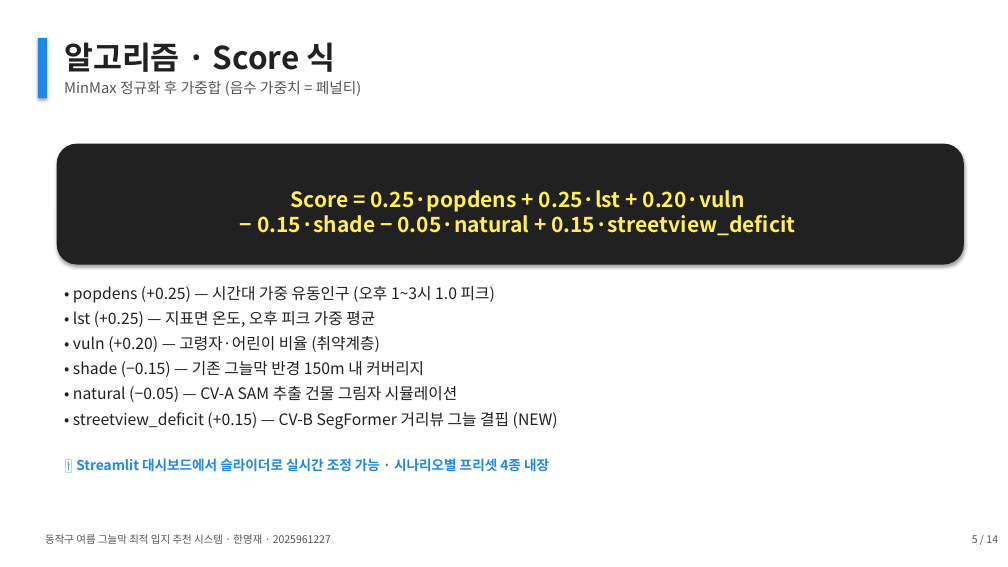
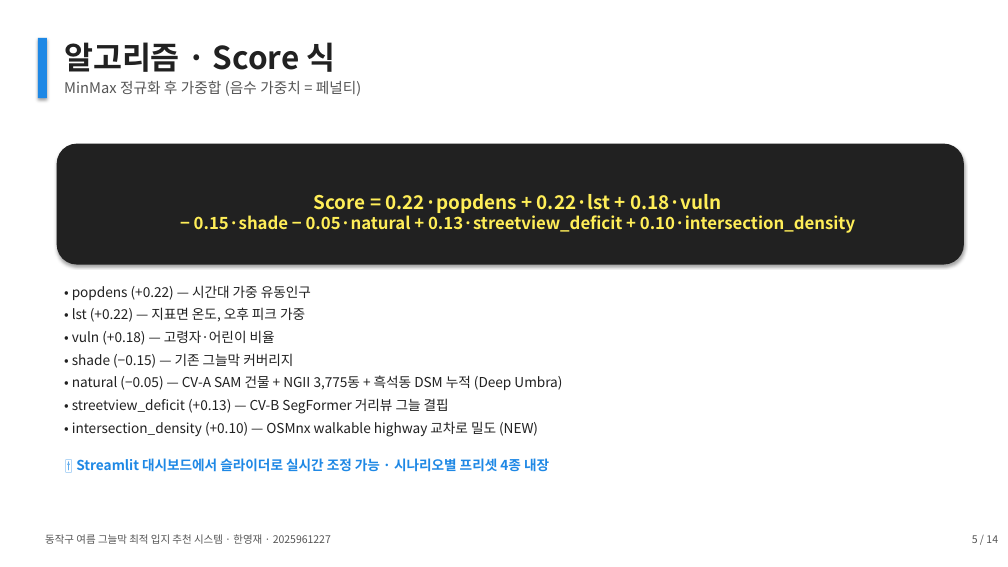
Before and after one commit to thgtot92/project_1, a slide deck: slide 5 of presentation/동작구_그늘막_최종발표.pptx. Drawn at 1008x567 pixels with LibreOffice and Linux fonts; fonts in the diff are those of the drawing. Boxes give left, top, right and bottom in pixels: in the first picture for what was removed or moved away, otherwise in the second. Text is boxed around its words. In the diff, an @@ line names an element or a change of style, - is before the commit and + after.

```diff
--- a/presentation/동작구_그늘막_최종발표.pptx
+++ b/presentation/동작구_그늘막_최종발표.pptx
@@ text in rounded rectangle at box(194, 194, 855, 233): text changed; size 20 to 16 pt @@
-Score = 0.25·popdens + 0.25·lst + 0.20·vuln
-− 0.15·shade − 0.05·natural + 0.15·streetview_deficit
+Score = 0.22·popdens + 0.22·lst + 0.18·vuln
+− 0.15·shade − 0.05·natural + 0.13·streetview_deficit + 0.10·intersection_density
@@ text at box(72, 285, 562, 437): text changed; size 15 to 13 pt @@
-• popdens (+0.25) — 시간대 가중 유동인구 (오후 1~3시 1.0 피크)
-• lst (+0.25) — 지표면 온도, 오후 피크 가중 평균
-• vuln (+0.20) — 고령자·어린이 비율 (취약계층)
-• shade (−0.15) — 기존 그늘막 반경 150m 내 커버리지
-• natural (−0.05) — CV-A SAM 추출 건물 그림자 시뮬레이션
-• streetview_deficit (+0.15) — CV-B SegFormer 거리뷰 그늘 결핍 (NEW)
+• popdens (+0.22) — 시간대 가중 유동인구
+• lst (+0.22) — 지표면 온도, 오후 피크 가중
+• vuln (+0.18) — 고령자·어린이 비율
+• shade (−0.15) — 기존 그늘막 커버리지
+• natural (−0.05) — CV-A SAM 건물 + NGII 3,775동 + 흑석동 DSM 누적 (Deep Umbra)
+• streetview_deficit (+0.13) — CV-B SegFormer 거리뷰 그늘 결핍
+• intersection_density (+0.10) — OSMnx walkable highway 교차로 밀도 (NEW)
```
Also in this commit, not shown: 3 other slides changed, 33 other files.
